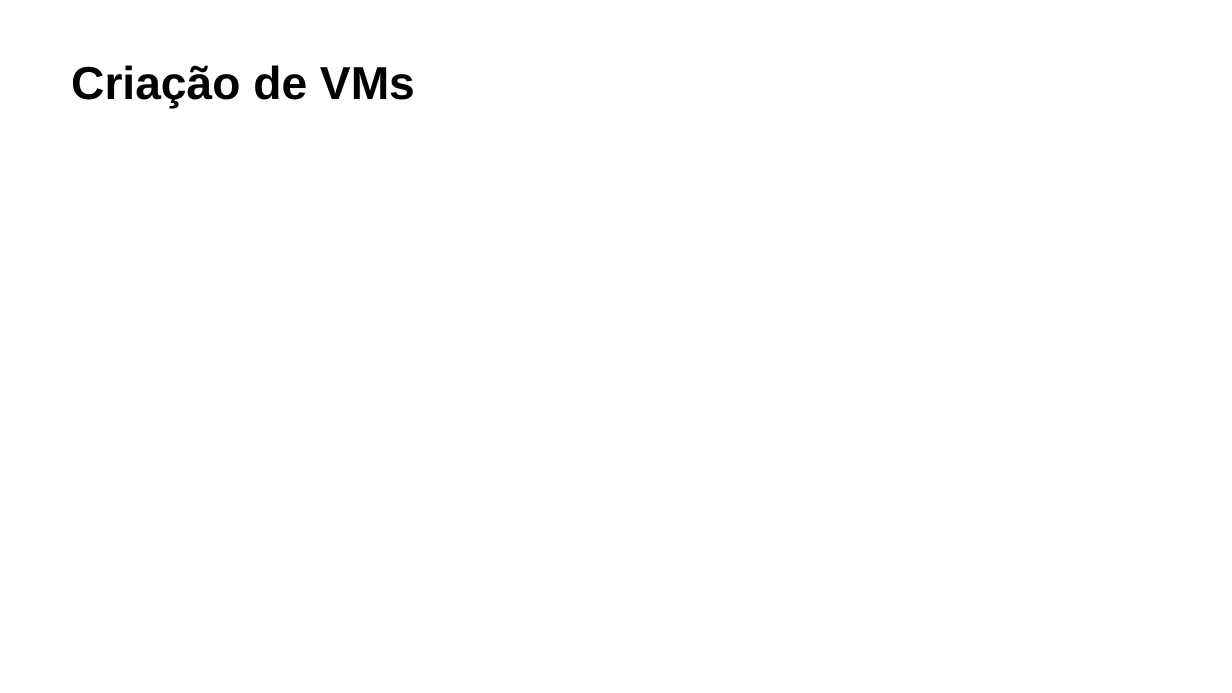
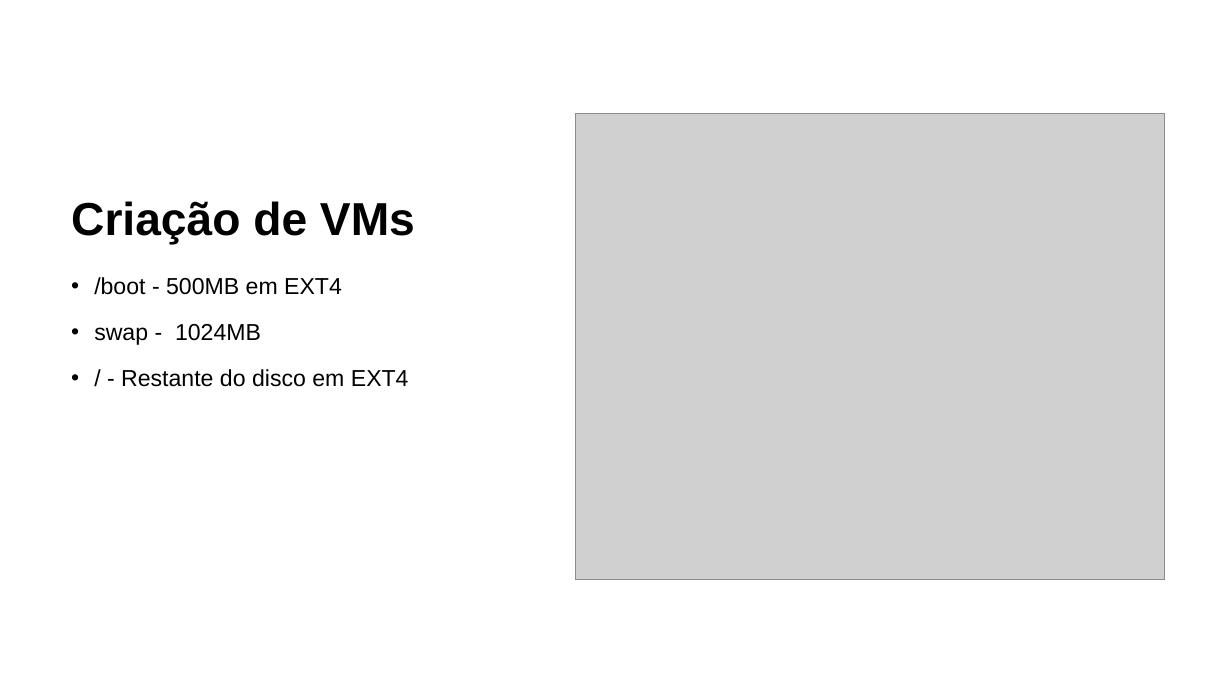
Before and after one commit to MartinhoCaeiro/WAF-Guide, a slide deck: slide 4 of Presentation/SlidesApresentaçãoProjeto.pptx. Drawn at 1232x693 pixels with LibreOffice and Linux fonts; fonts in the diff are those of the drawing; grey boxes stand for pictures. Boxes give left, top, right and bottom in pixels: in the first picture for what was removed or moved away, otherwise in the second. Text is boxed around its words. In the diff, an @@ line names an element or a change of style, - is before the commit and + after.

```diff
--- a/Presentation/SlidesApresentaçãoProjeto.pptx
+++ b/Presentation/SlidesApresentaçãoProjeto.pptx
@@ title "Criação de VMs" moved from (x1=71, y1=65, x2=415, y2=109) to (x1=71, y1=201, x2=415, y2=245) @@
@@ title "Criação de VMs" at (x1=71, y1=201, x2=415, y2=245): vertical alignment top to bottom @@
@@ picture added at (x1=575, y1=114, x2=1165, y2=579) @@
@@ text added at (x1=94, y1=277, x2=409, y2=387), 18 pt, text #000000 @@
+• /boot - 500MB em EXT4
+• swap - 1024MB
+• / - Restante do disco em EXT4
```
Also in this commit, not shown: 7 other slides changed, 5 slides added, 4 slides removed, 3 other files.
